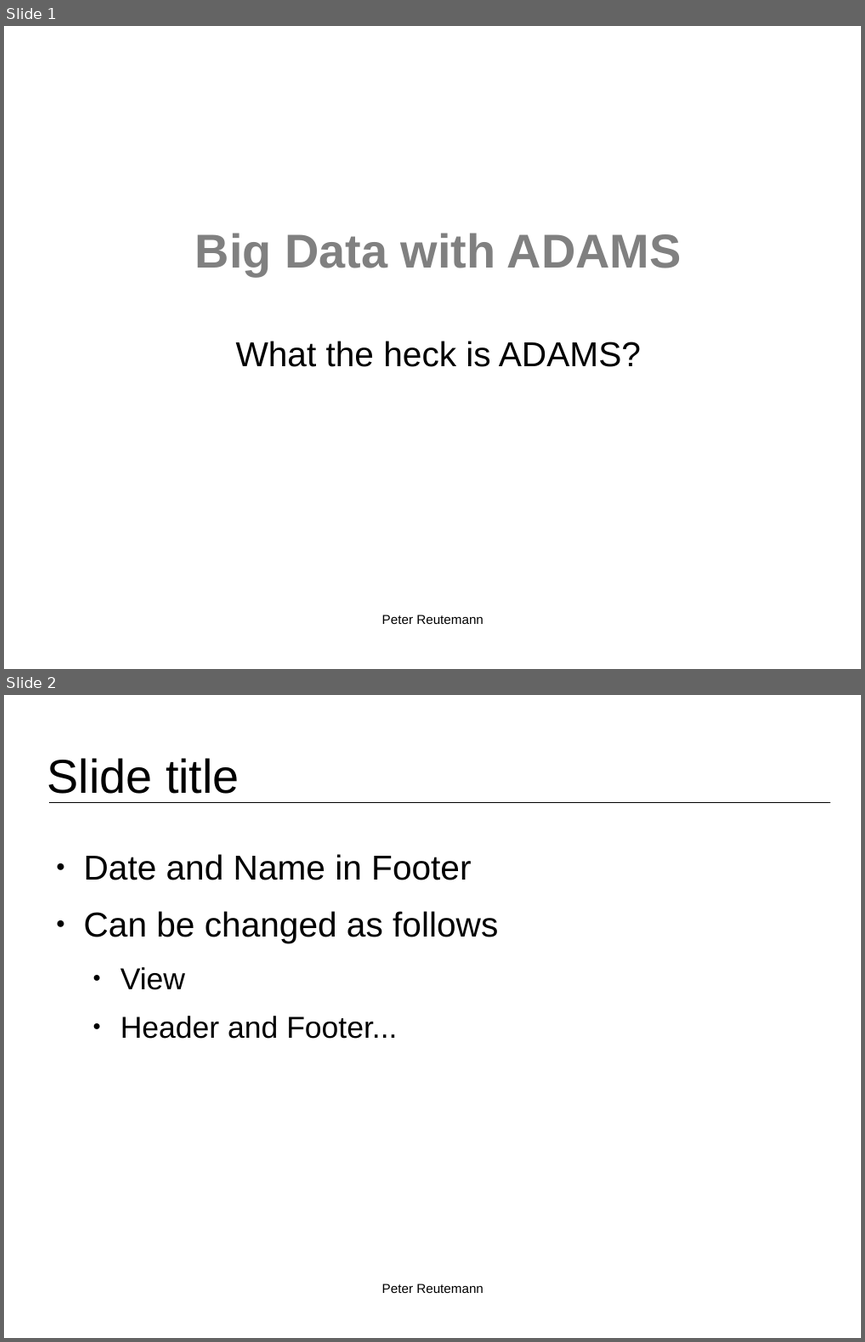
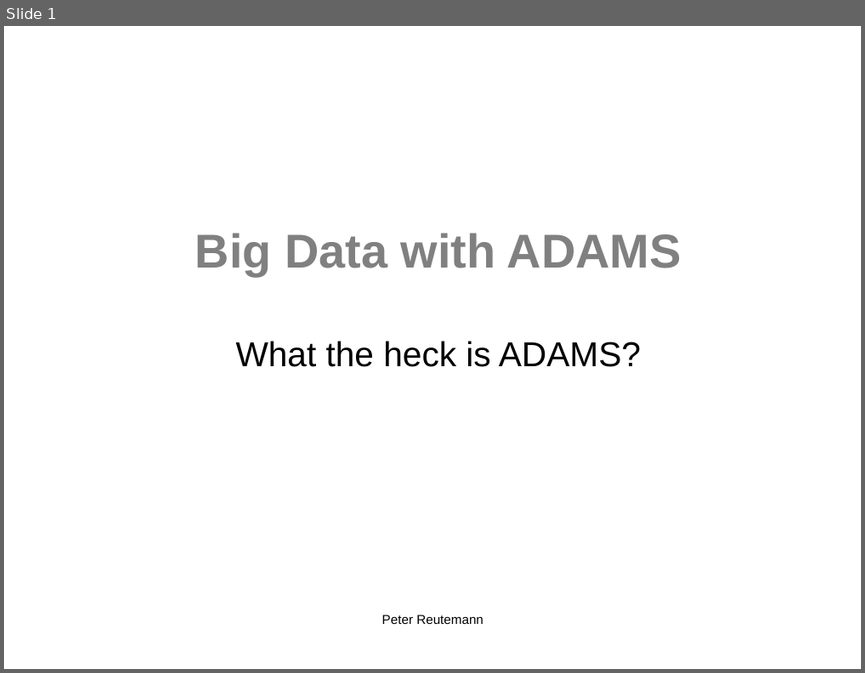
Before and after one commit to fracpete/bigmine-2015, a slide deck: talk/bigmine2015_reutemann.odp. Shown one above the other, each under a label of ours: slides 1 and 2 before the commit, slide 1 after it. The pictures are 865x1342 and 865x673 pixels, drawn with LibreOffice and Linux fonts; fonts in the diff are those of the drawing; background and template pictures are left out. Boxes give left, top, right and bottom in pixels: in the first picture for what was removed or moved away, otherwise in the second. Text is boxed around its words. In the diff, an @@ line names an element or a change of style, - is before the commit and + after.

```diff
--- a/talk/bigmine2015_reutemann.odp
+++ b/talk/bigmine2015_reutemann.odp
@@ slide 2 removed at [4, 695, 861, 1338], background #FFFFFF @@
@@ title removed at [46, 758, 239, 794] @@
-Slide title
@@ line removed from (50, 802) to (830, 802) @@
@@ text removed at [84, 854, 498, 1038] @@
-● Date and Name in Footer
-● Can be changed as follows
-  ● View
-  ● Header and Footer...
@@ text removed at [382, 1283, 483, 1293] @@
-Peter Reutemann
```
Also in this commit, not shown: 6 slides added, 22 other files.
